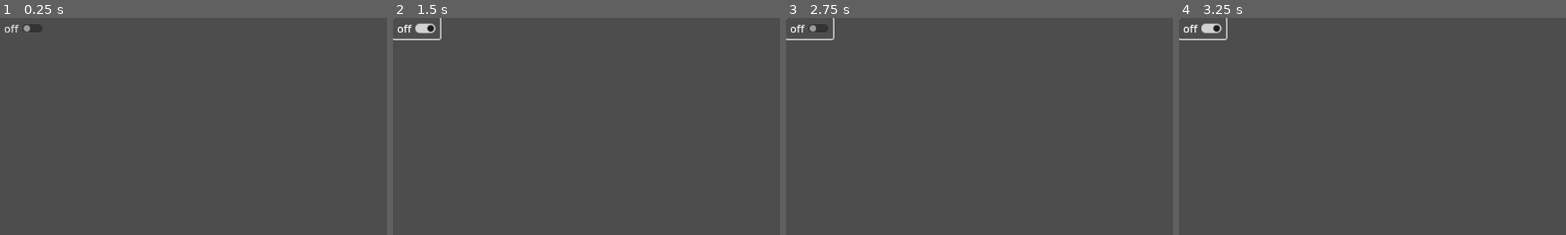
Above: before the commit, frames 1-4 (left to right).
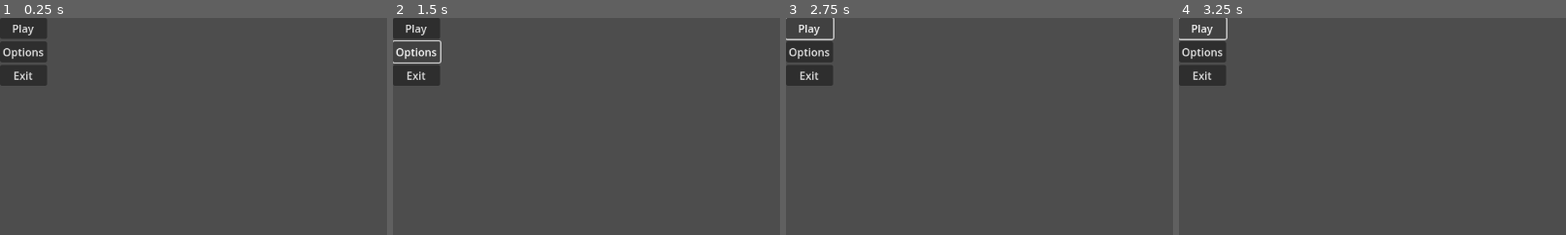
Above: after the commit, the same moments.

Repository: xKiniax/Music-Assignment-Godot
Game: Godot game, scene res://start screen.tscn
Same seed, same stepped clock (60 frames per second), same inputs: the game is played once before the commit and once after it. The project has no main scene, so this scene is started directly.
Inputs (mouse positions are % of the whole screen's width and height, from its top left):
- Up to frame 1 (0.25 s): no input
- Up to frame 2 (1.5 s): click (3, 2) at 0.5 s, where only the run before the commit has a clickable "off"; click (3, 8) at 1.25 s, where only the run after the commit has a clickable "Options"
- Up to frame 3 (2.75 s): click (3, 2) at 2 s, where only the run after the commit has a clickable "Play"
- Up to frame 4 (3.25 s): click (3, 2) at 2.75 s, where only the run after the commit has a clickable "Play"
The pictures show only the part of the screen within x 0-50%, y 0-50%; the shares and areas given below are measured in that part.

The runs differ from the first frame. In frame 1, 3.2% of the frame differs, in the area x 0-13%, y 0-32%; in frame 2, 2.7%; in frame 3, 2.4%; in frame 4, 2.5%.

Commit message:
Buttons added to the start screen

Diff:
--- /dev/null
+++ b/music-game-project/menu.gd
@@ -0,0 +1,5 @@
+extends Control
+
+
+func _on_play_pressed() -> void:
+	pass # Replace with function body.
--- a/music-game-project/start screen.tscn
+++ b/music-game-project/start screen.tscn
@@ -1,8 +1,34 @@
-[gd_scene format=3 uid="uid://tmbe6s7m5whi"]
+[gd_scene load_steps=2 format=3 uid="uid://ccrvms3tenc7"]
 
-[node name="Node2D" type="Node2D"]
+[ext_resource type="Script" path="res://menu.gd" id="1_ibhd8"]
 
-[node name="CheckButton" type="CheckButton" parent="."]
-offset_right = 44.0
-offset_bottom = 24.0
-text = "off"
+[node name="Menu" type="Control"]
+layout_mode = 3
+anchors_preset = 15
+anchor_right = 1.0
+anchor_bottom = 1.0
+grow_horizontal = 2
+grow_vertical = 2
+script = ExtResource("1_ibhd8")
+
+[node name="MarginContainer" type="MarginContainer" parent="."]
+layout_mode = 0
+offset_right = 40.0
+offset_bottom = 40.0
+
+[node name="VBoxContainer" type="VBoxContainer" parent="MarginContainer"]
+layout_mode = 2
+
+[node name="Play" type="Button" parent="MarginContainer/VBoxContainer"]
+layout_mode = 2
+text = "Play"
+
+[node name="Options" type="Button" parent="MarginContainer/VBoxContainer"]
+layout_mode = 2
+text = "Options"
+
+[node name="Exit" type="Button" parent="MarginContainer/VBoxContainer"]
+layout_mode = 2
+text = "Exit"
+
+[connection signal="pressed" from="MarginContainer/VBoxContainer/Play" to="." method="_on_play_pressed"]
